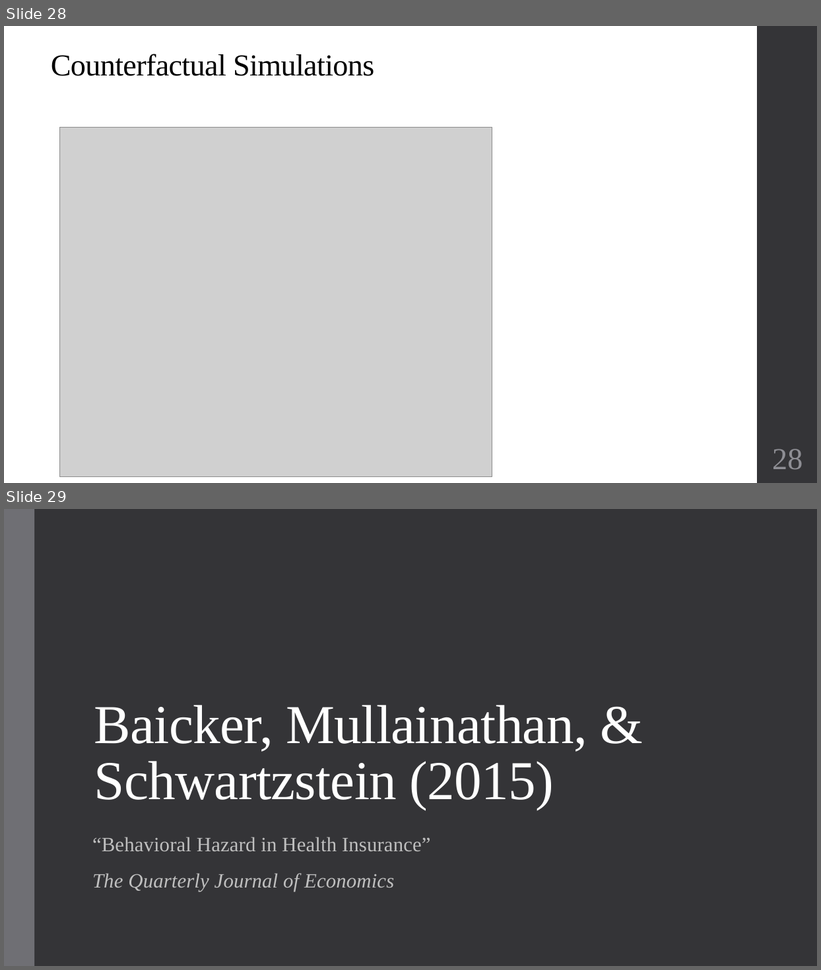
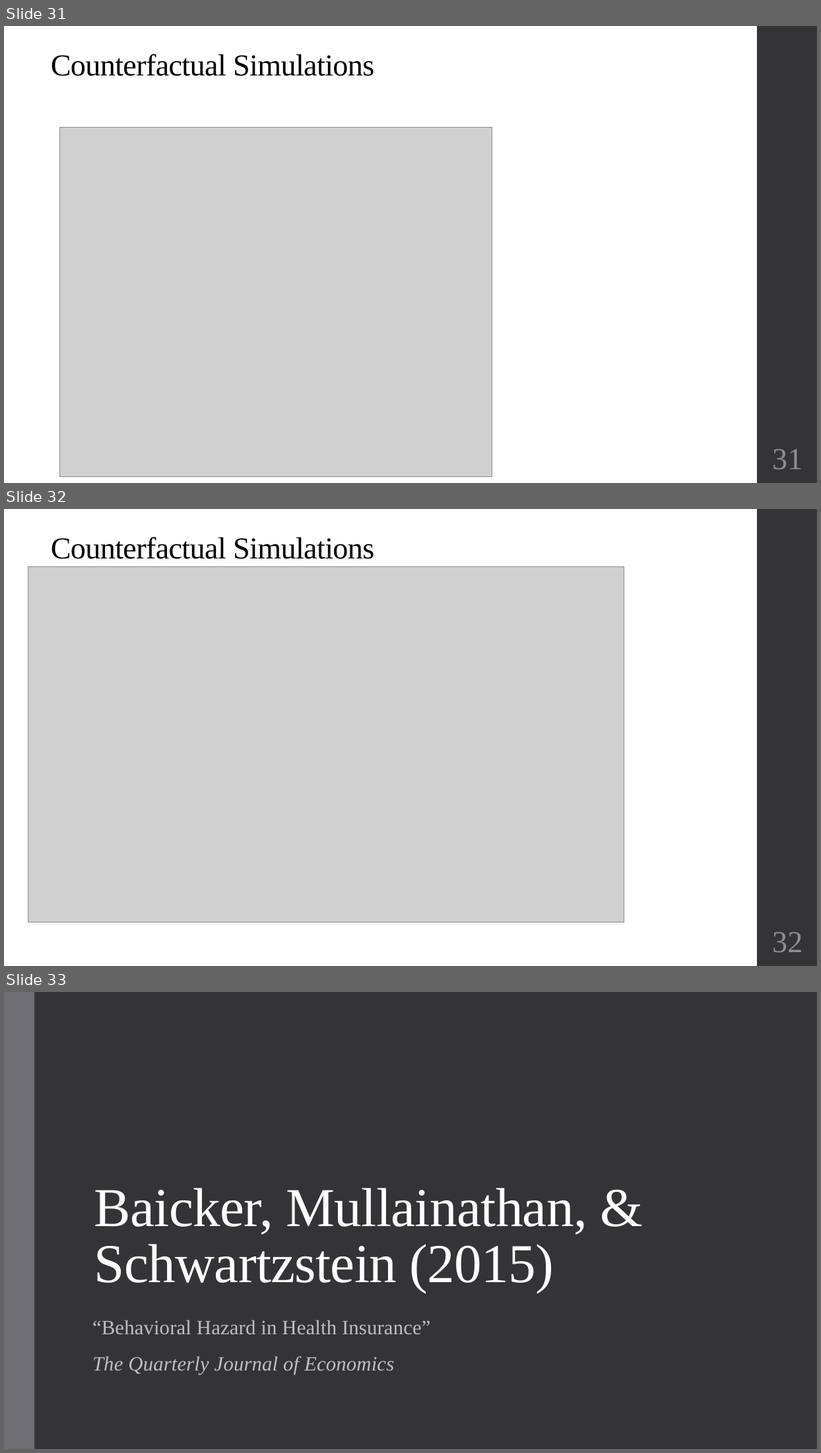
Before and after one commit to alex-hoagland/HAD6750H, a slide deck: Lecture10_BehavioralHealthEcon/L10Slides_BehavioralHealth_2023W.pptx. Shown one above the other, each under a label of ours: slides 28 and 29 before the commit, slides 31, 32 and 33 after it. The pictures are 821x970 and 821x1453 pixels, drawn with LibreOffice and Linux fonts; fonts in the diff are those of the drawing; grey boxes stand for pictures. Boxes give left, top, right and bottom in pixels: in the first picture for what was removed or moved away, otherwise in the second. Text is boxed around its words. In the diff, an @@ line names an element or a change of style, - is before the commit and + after.

```diff
--- a/Lecture10_BehavioralHealthEcon/L10Slides_BehavioralHealth_2023W.pptx
+++ b/Lecture10_BehavioralHealthEcon/L10Slides_BehavioralHealth_2023W.pptx
@@ slide 32 added at [4, 509, 817, 966], background #FFFFFF; not listed: 1 template element that a slide beside it also shows @@
@@ text added at [51, 537, 374, 559], 36 pt, text #000000 @@
+Counterfactual Simulations
@@ picture added at [28, 567, 624, 923] @@
@@ page number added at [772, 932, 803, 953], 36 pt, text #8E8E94 @@
+32
@@ what was slide 28 is now slide 31 @@
@@ page number at [772, 449, 803, 470]: text changed @@
-28
+31
@@ what was slide 29 is now slide 33 @@
```
Also in this commit, not shown: 1 slide changed, 3 other slides added, 3 other files.
